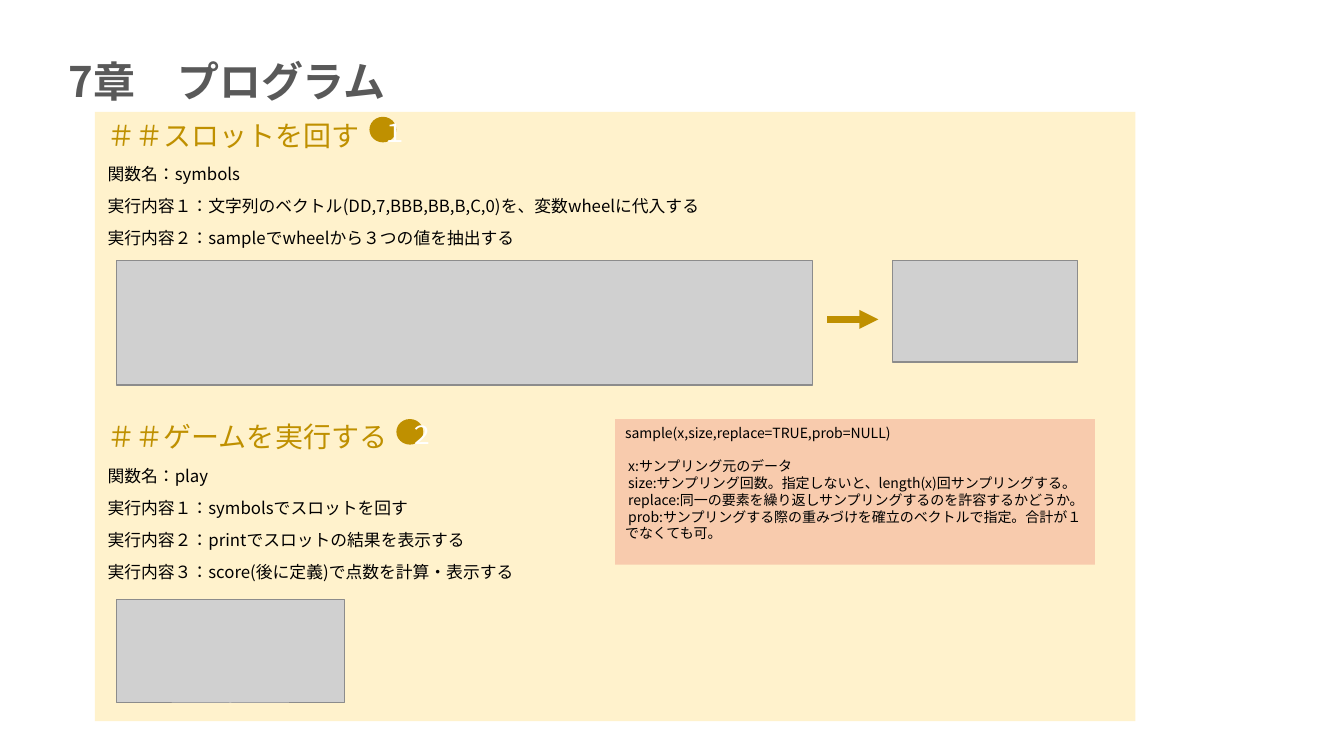
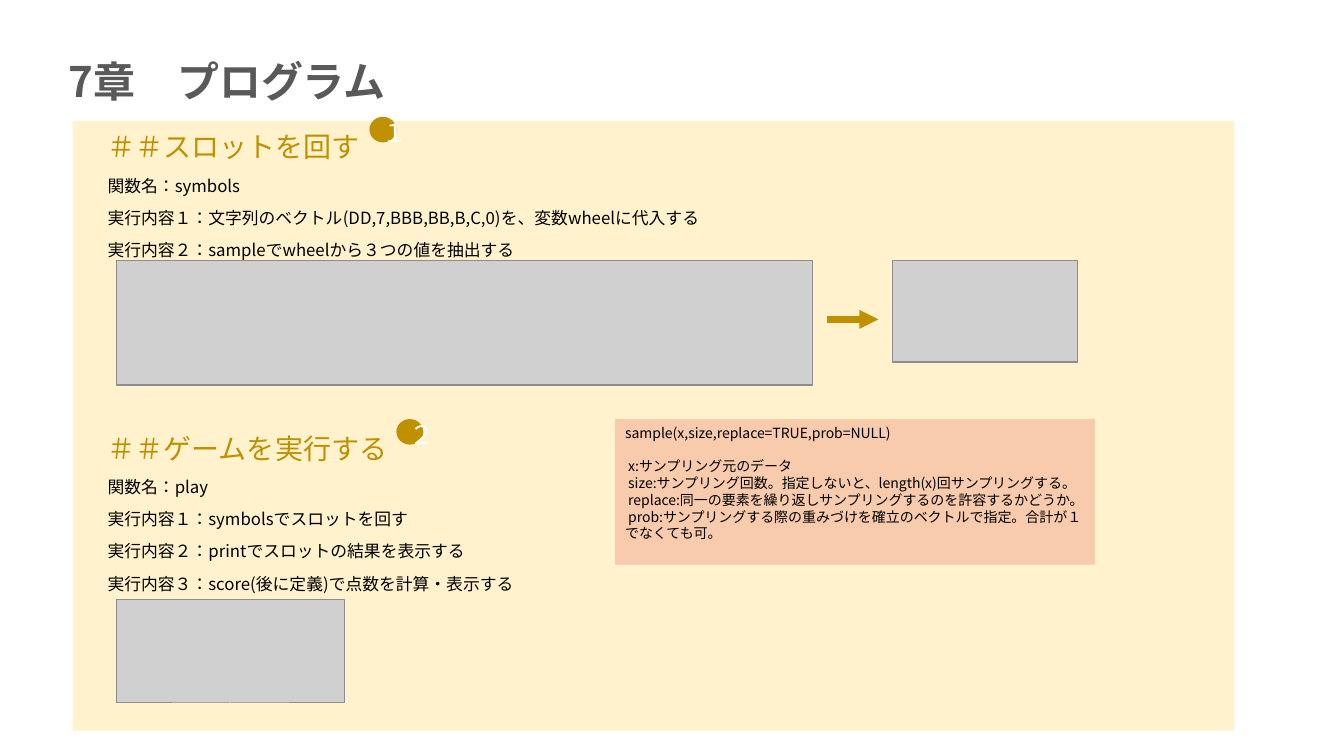
Before and after one commit to mei-517/r-practice-part3, a slide deck: slide 3 of 永井芽衣_Rpart3.pptx. Drawn at 1344x756 pixels with LibreOffice and Linux fonts; fonts in the diff are those of the drawing; grey boxes stand for pictures. Boxes give left, top, right and bottom in pixels: in the first picture for what was removed or moved away, otherwise in the second. Text is boxed around its words. In the diff, an @@ line names an element or a change of style, - is before the commit and + after.

```diff
--- a/永井芽衣_Rpart3.pptx
+++ b/永井芽衣_Rpart3.pptx
@@ rectangle: place and size @@
-rectangle at <box>95,112,1135,722</box>
+rectangle at <box>73,121,1235,731</box>
@@ subtitle "＃＃スロットを回す": place and size @@
-subtitle "＃＃スロットを回す" at <box>108,123,699,581</box>
+subtitle "＃＃スロットを回す" at <box>108,134,699,593</box>
```
Also in this commit, not shown: 4 other slides changed, 2 slides added, 2 slides removed, 1 other file.
